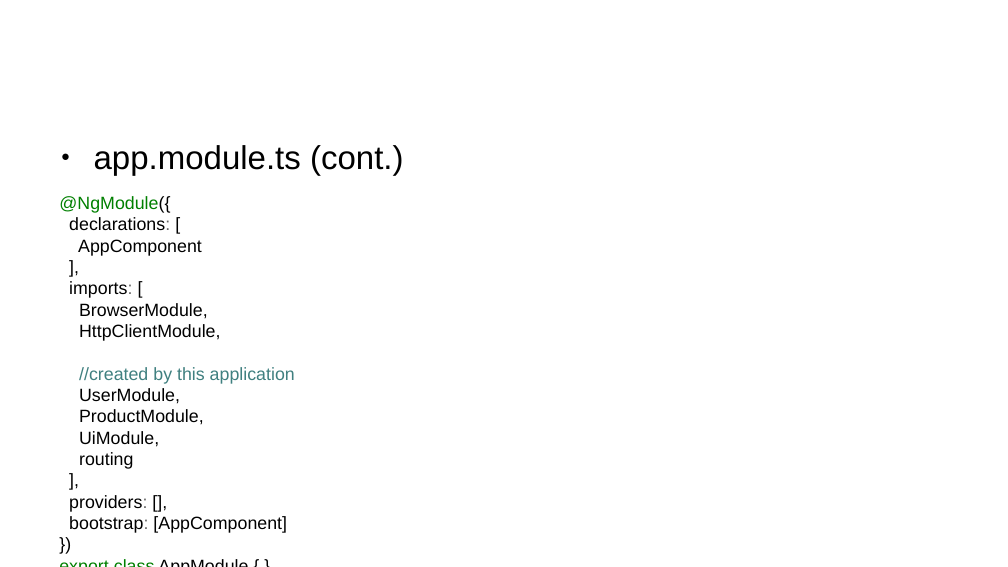
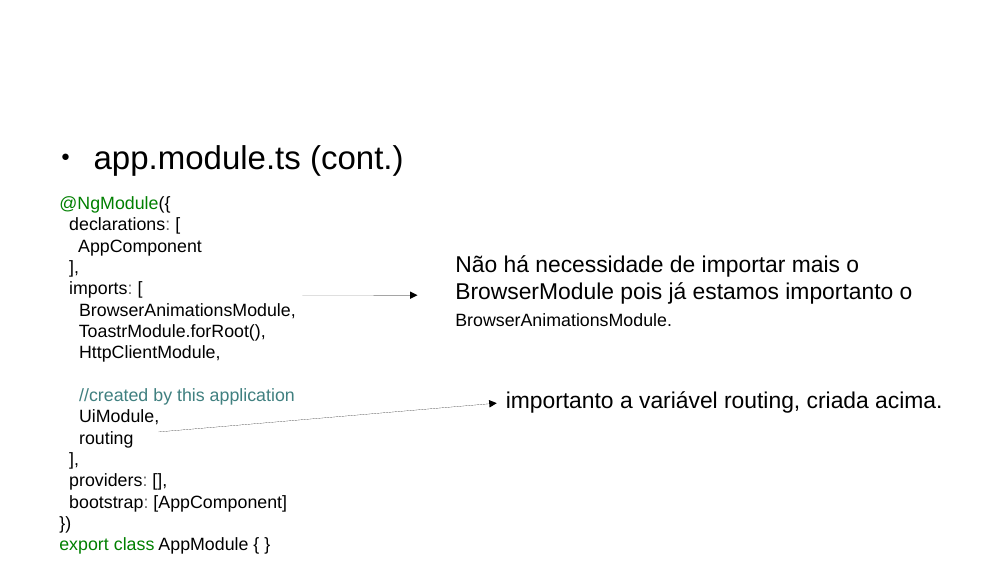
Before and after one commit to CCastro01/PIW-2019_1, a slide deck: slide 16 of SLIDES/14 - Refatoração do Projeto CRUD.odp (slide 18 before the commit). Drawn at 1008x567 pixels with LibreOffice and Linux fonts; fonts in the diff are those of the drawing; background and template pictures are left out. Boxes give left, top, right and bottom in pixels: in the first picture for what was removed or moved away, otherwise in the second. Text is boxed around its words. In the diff, an @@ line names an element or a change of style, - is before the commit and + after.

```diff
--- a/SLIDES/14 - Refatoração do Projeto CRUD.odp
+++ b/SLIDES/14 - Refatoração do Projeto CRUD.odp
@@ text added at (x1=455, y1=255, x2=913, y2=326), 18 pt, text #000000 @@
+Não há necessidade de importar mais o
+BrowserModule pois já estamos importanto o
+BrowserAnimationsModule.
@@ arrow added from (303, 295) to (418, 295), #000000 0 pt @@
@@ text at (x1=79, y1=303, x2=296, y2=341): text changed @@
-BrowserModule,
+BrowserAnimationsModule,
+ToastrModule.forRoot(),
@@ text at (x1=79, y1=388, x2=204, y2=424): paragraphs removed @@
-UserModule,
-ProductModule,
@@ arrow added from (158, 432) to (497, 403), #000000 0 pt @@
@@ text added at (x1=506, y1=391, x2=942, y2=413), 18 pt, text #000000 @@
+importanto a variável routing, criada acima.
```
Also in this commit, not shown: 6 other slides changed, 2 slides removed, 12 other files.
